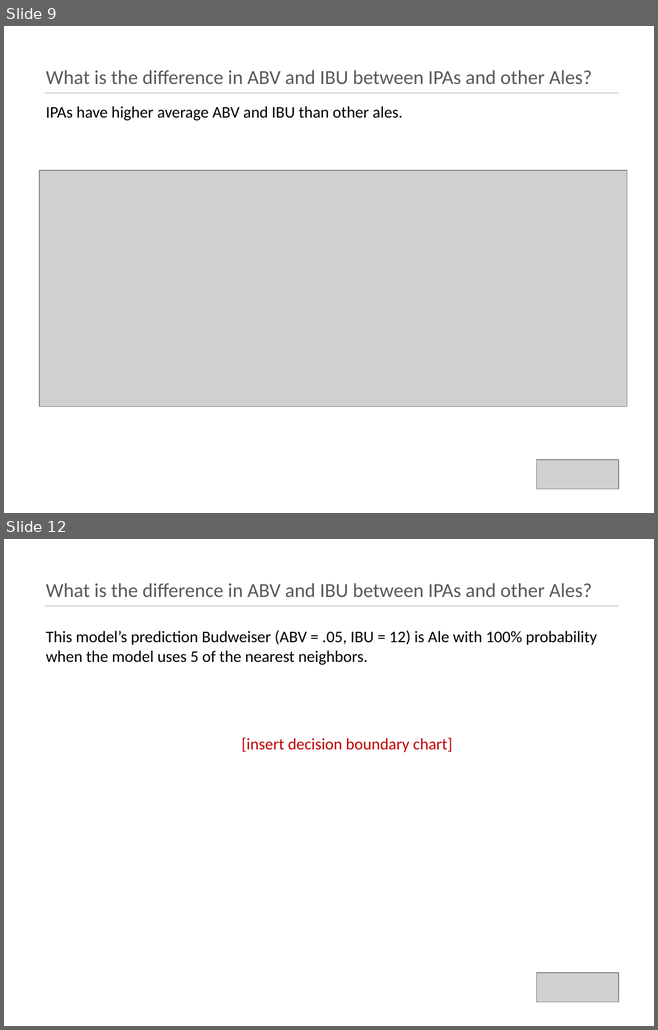
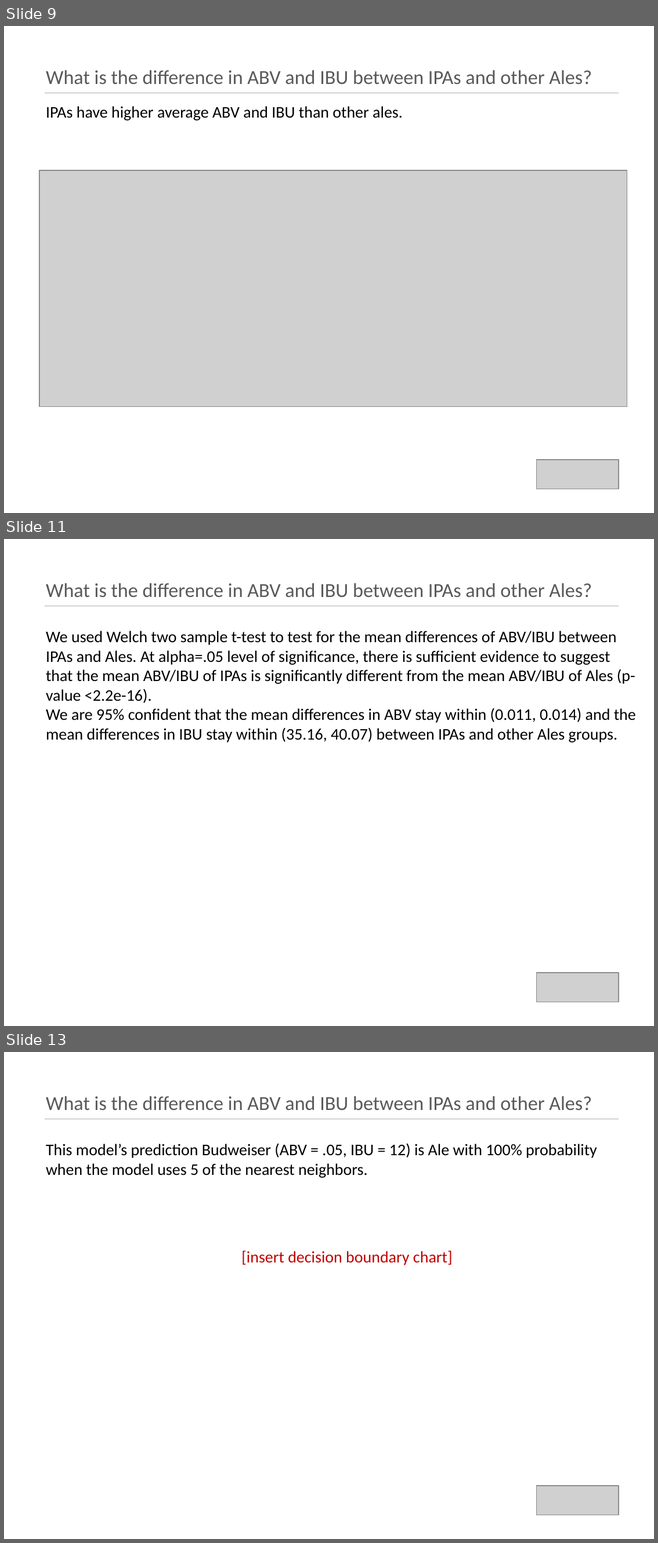
Before and after one commit to kristxh/6306-CaseStudy1-Beer, a slide deck: case_study_1_budweiser.pptx. Shown one above the other, each under a label of ours: slides 9 and 12 before the commit, slides 9, 11 and 13 after it; the slides between them are not shown. The pictures are 658x1030 and 658x1543 pixels, drawn with LibreOffice and Linux fonts; fonts in the diff are those of the drawing; grey boxes stand for pictures. Boxes give left, top, right and bottom in pixels: in the first picture for what was removed or moved away, otherwise in the second. Text is boxed around its words. In the diff, an @@ line names an element or a change of style, - is before the commit and + after.

```diff
--- a/case_study_1_budweiser.pptx
+++ b/case_study_1_budweiser.pptx
@@ slide 11 added at (x1=4, y1=539, x2=654, y2=1026), background #FFFFFF @@
@@ title added at (x1=46, y1=583, x2=592, y2=597), 22 pt, text #595959 @@
+What is the difference in ABV and IBU between IPAs and other Ales?
@@ line added from (45, 606) to (619, 606), #AFABAB 0.5 pt @@
@@ text added at (x1=46, y1=631, x2=636, y2=743), 18 pt, text #000000 @@
+We used Welch two sample t-test to test for the mean differences of ABV/IBU between IPAs and Ales. At alpha=.05 level of significance, there is sufficient evidence to suggest that the mean ABV/IBU of IPAs is significantly different from the mean ABV/IBU of Ales (p-value <2.2e-16).
+We are 95% confident that the mean differences in ABV stay within (0.011, 0.014) and the mean differences in IBU stay within (35.16, 40.07) between IPAs and other Ales groups.
@@ picture added at (x1=536, y1=973, x2=618, y2=1002) @@
@@ what was slide 12 is now slide 13 @@
```
Also in this commit, not shown: 5 slides changed.
